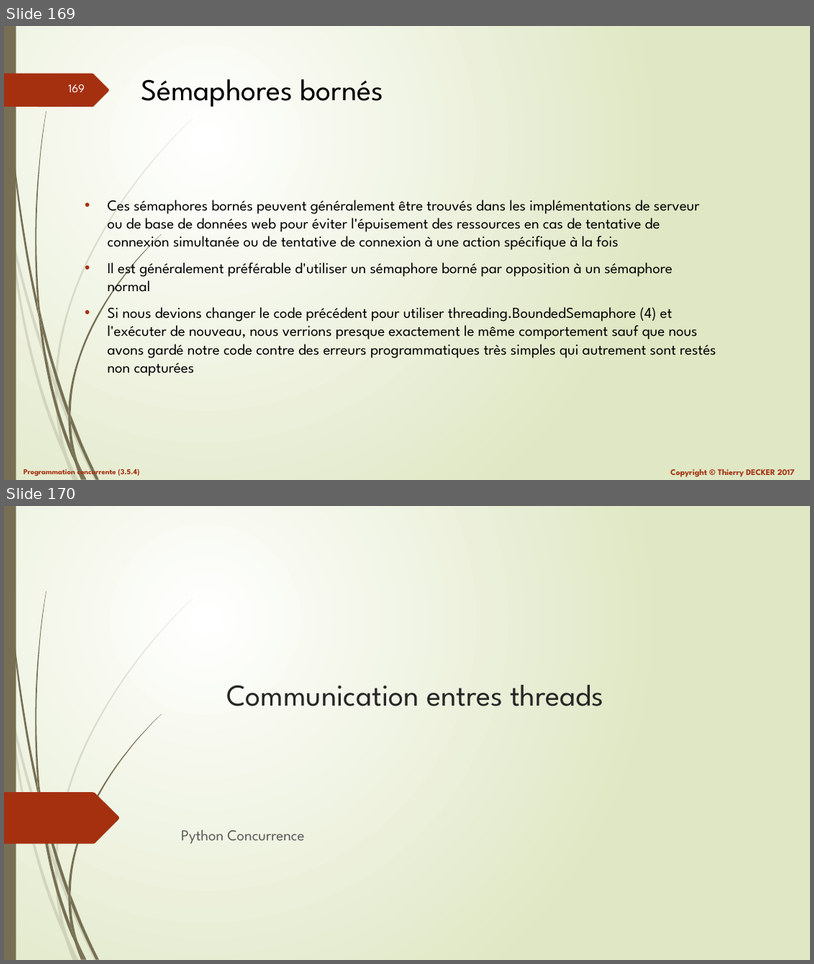
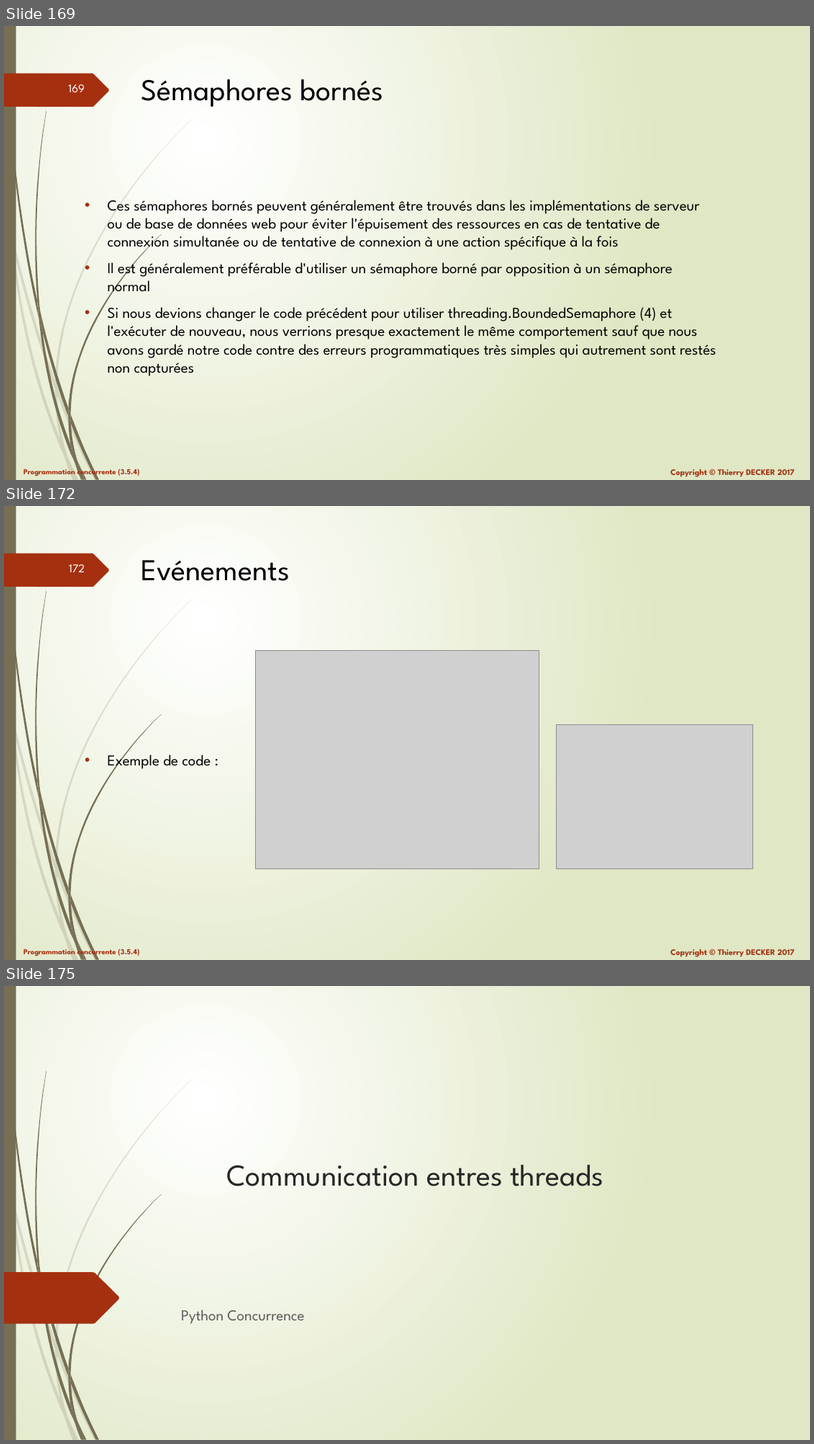
Before and after one commit to VikmanTheRacoon/learning-python, a slide deck: documentations/python-concurrency.pptx. Shown one above the other, each under a label of ours: slides 169 and 170 before the commit, slides 169, 172 and 175 after it; the slides between them are not shown. The pictures are 814x964 and 814x1444 pixels, drawn with LibreOffice and Linux fonts; fonts in the diff are those of the drawing; grey boxes stand for pictures. Boxes give left, top, right and bottom in pixels: in the first picture for what was removed or moved away, otherwise in the second. Text is boxed around its words. In the diff, an @@ line names an element or a change of style, - is before the commit and + after.

```diff
--- a/documentations/python-concurrency.pptx
+++ b/documentations/python-concurrency.pptx
@@ slide 172 added at <box>4,506,810,960</box>, background gradient #FFFFFF to #DFE8C4; not listed: 27 template elements that a slide beside it also shows @@
@@ title added at <box>141,560,290,581</box>, 36 pt, text #000000 @@
+Evénements
@@ picture added at <box>256,651,540,868</box> @@
@@ picture added at <box>556,725,754,869</box> @@
@@ text added at <box>108,750,211,770</box>, 18 pt, text #000000 @@
+• Exemple de code :
@@ what was slide 170 is now slide 175 @@
```
Also in this commit, not shown: 4 other slides added, 1 other file.
